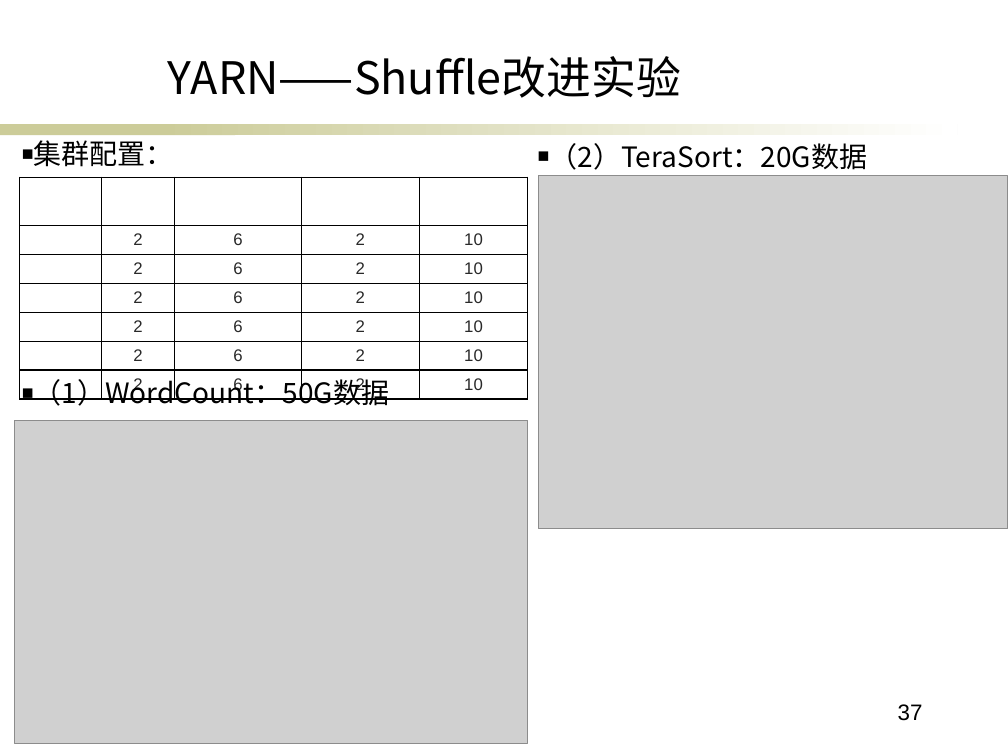
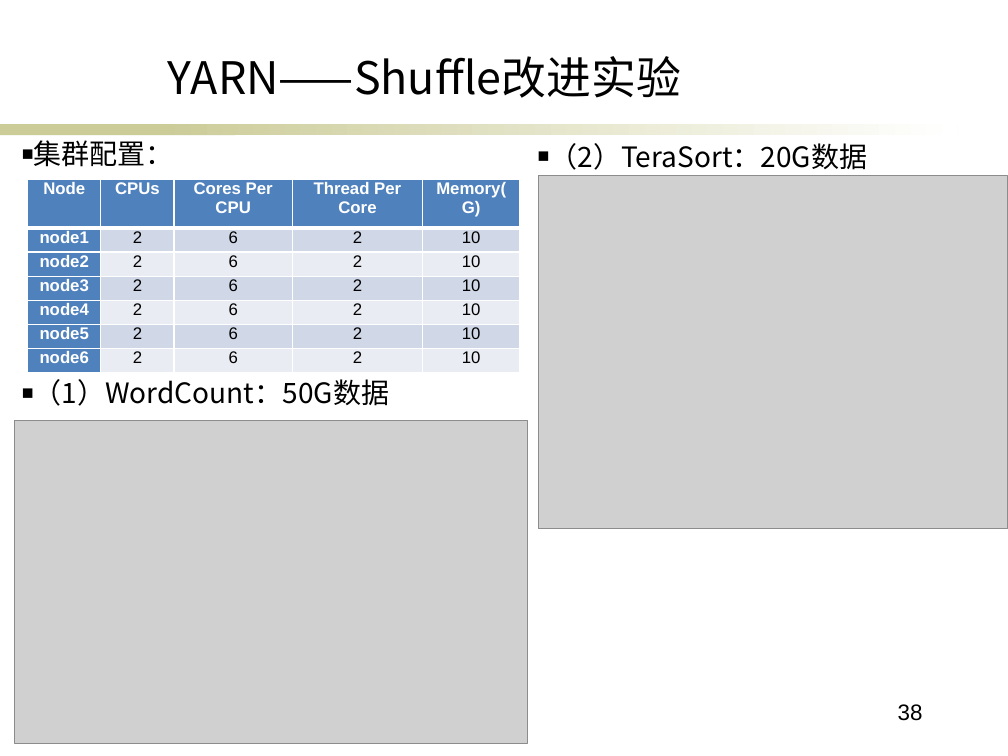
Before and after one commit to ericsonyc/paper, a slide deck: slide 38 of 毕业答辩.pptx (slide 37 before the commit). Drawn at 1008x756 pixels with LibreOffice and Linux fonts; fonts in the diff are those of the drawing; grey boxes stand for pictures; background and template pictures are left out. Boxes give left, top, right and bottom in pixels: in the first picture for what was removed or moved away, otherwise in the second. Text is boxed around its words. In the diff, an @@ line names an element or a change of style, - is before the commit and + after.

```diff
--- a/毕业答辩.pptx
+++ b/毕业答辩.pptx
@@ table at <box>27,179,519,373</box> @@
@@ fill none to #4F81BD in 11 cells @@
@@ fill none to #D0D8E8 in 12 cells @@
@@ fill none to #E9EDF4 in 12 cells @@
@@ text colour #292929 to #000000 in "2", "6", "2", "10" and 20 more places @@
@@ borders changed @@
@@ table: place and size @@
-table at <box>20,177,528,409</box>
+table at <box>27,179,519,373</box>
@@ page number at <box>898,704,923,721</box>: text changed @@
-37
+38
```
Also in this commit, not shown: 7 other slides changed, 5 slides added, 3 slides removed.
